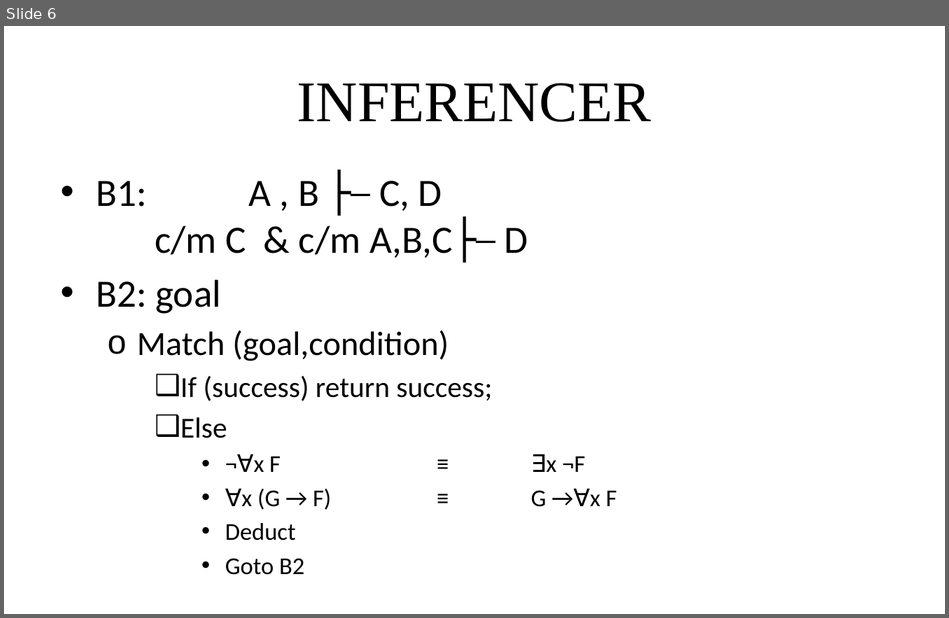
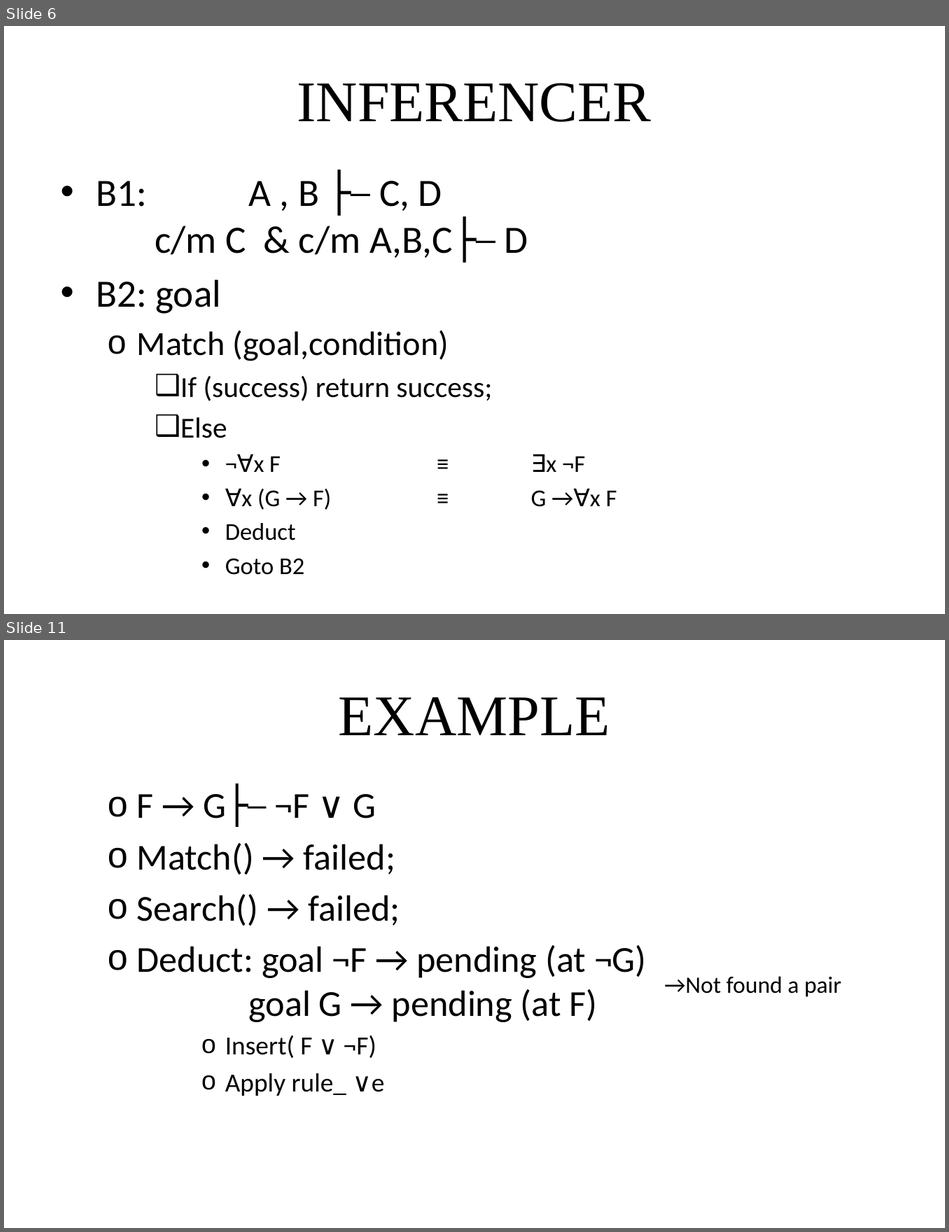
Before and after one commit to giang-rocker/logic, a slide deck: Report/SUY LUẬN TỰ NHIÊN.pptx. Shown one above the other, each under a label of ours: slide 6 before the commit, slides 6 and 11 after it; the slides between them are not shown. The pictures are 949x618 and 949x1232 pixels, drawn with LibreOffice and Linux fonts; fonts in the diff are those of the drawing. Boxes give left, top, right and bottom in pixels: in the first picture for what was removed or moved away, otherwise in the second. Text is boxed around its words. In the diff, an @@ line names an element or a change of style, - is before the commit and + after.

```diff
--- a/Report/SUY LUẬN TỰ NHIÊN.pptx
+++ b/Report/SUY LUẬN TỰ NHIÊN.pptx
@@ slide 11 added at <box>4,640,945,1228</box>, background #FFFFFF @@
@@ title added at <box>339,697,610,735</box>, 44 pt, text #000000 @@
+EXAMPLE
@@ text added at <box>137,794,647,1096</box>, 28 pt, text #000000 @@
+  o F → G├─ ¬F ∨ G
+  o Match() → failed;
+  o Search() → failed;
+  o Deduct: goal ¬F → pending (at ¬G)
+    goal G → pending (at F)
+      o Insert( F ∨ ¬F)
+      o Apply rule_ ∨e
@@ text added at <box>664,976,841,997</box>, 18 pt, text #000000 @@
+→Not found a pair
```
Also in this commit, not shown: 1 slide changed, 4 other slides added.
